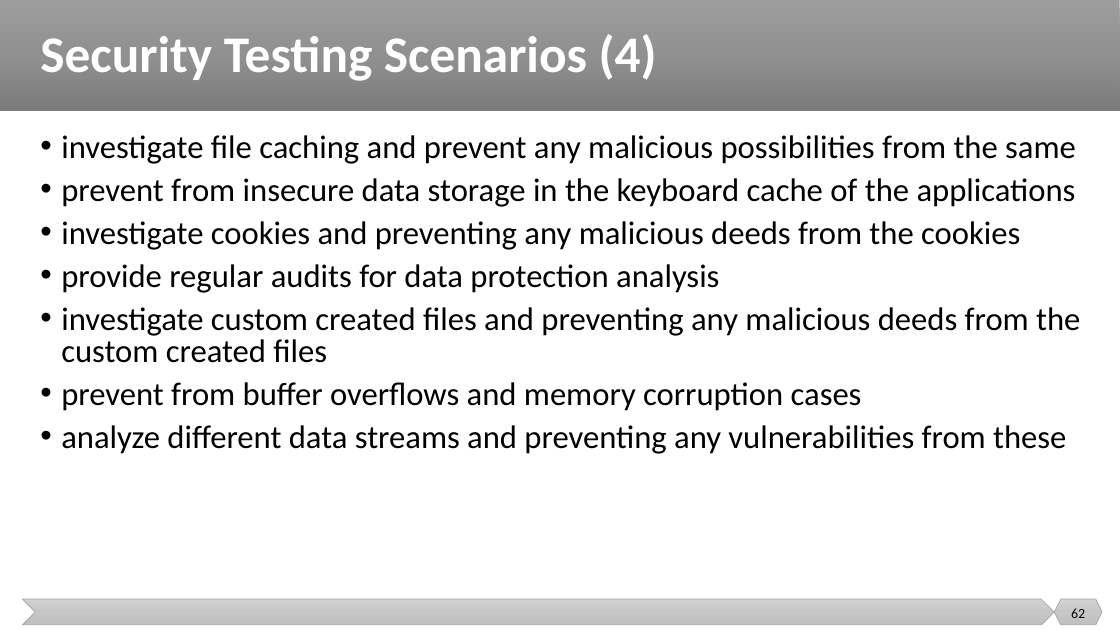
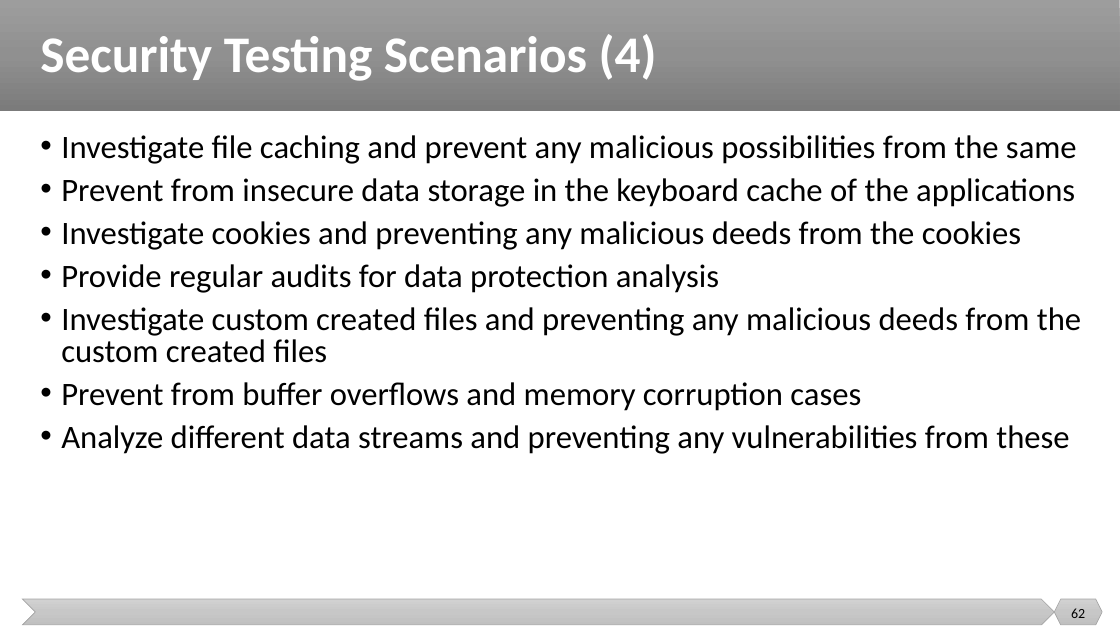
Before and after one commit to malenezi/malenezi, a slide deck: slide 62 of new_SE401/Lectures/10-Advanced Topics/Advanced Topics.pptx. Drawn at 1120x630 pixels with LibreOffice and Linux fonts; fonts in the diff are those of the drawing. Boxes give left, top, right and bottom in pixels: in the first picture for what was removed or moved away, otherwise in the second. Text is boxed around its words. In the diff, an @@ line names an element or a change of style, - is before the commit and + after.

```diff
--- a/new_SE401/Lectures/10-Advanced Topics/Advanced Topics.pptx
+++ b/new_SE401/Lectures/10-Advanced Topics/Advanced Topics.pptx
@@ text at box(61, 135, 1081, 454): text changed @@
-• investigate file caching and prevent any malicious possibilities from the same
-• prevent from insecure data storage in the keyboard cache of the applications
-• investigate cookies and preventing any malicious deeds from the cookies
-• provide regular audits for data protection analysis
-• investigate custom created files and preventing any malicious deeds from the custom created files
-• prevent from buffer overflows and memory corruption cases
-• analyze different data streams and preventing any vulnerabilities from these
+• Investigate file caching and prevent any malicious possibilities from the same
+• Prevent from insecure data storage in the keyboard cache of the applications
+• Investigate cookies and preventing any malicious deeds from the cookies
+• Provide regular audits for data protection analysis
+• Investigate custom created files and preventing any malicious deeds from the custom created files
+• Prevent from buffer overflows and memory corruption cases
+• Analyze different data streams and preventing any vulnerabilities from these
```
Also in this commit, not shown: 20 other slides changed, 3 slides added, 2 other files.
